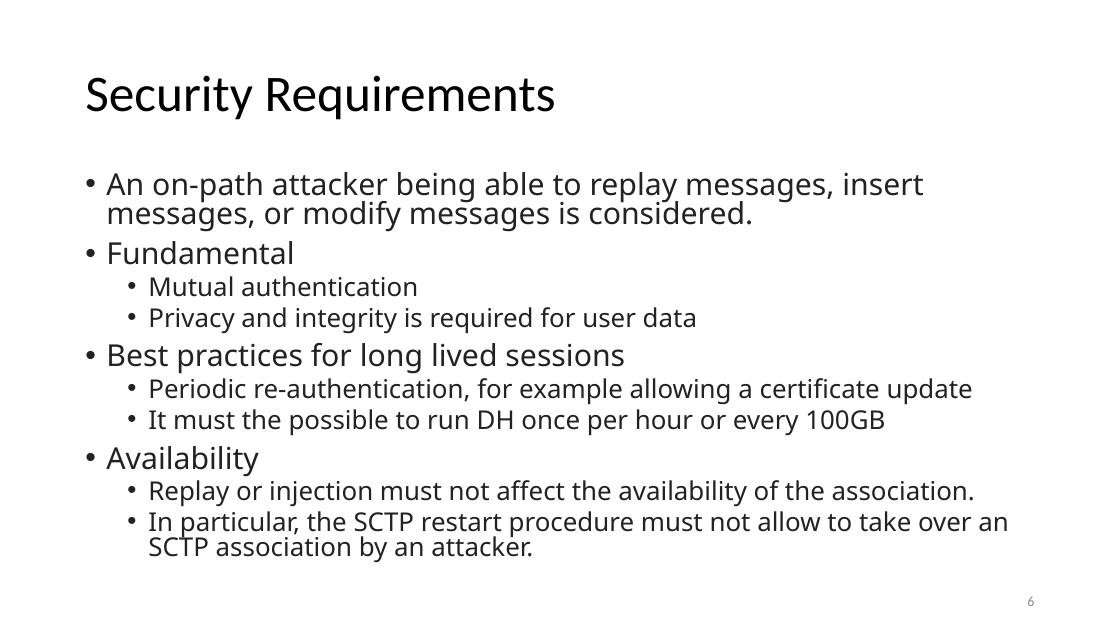
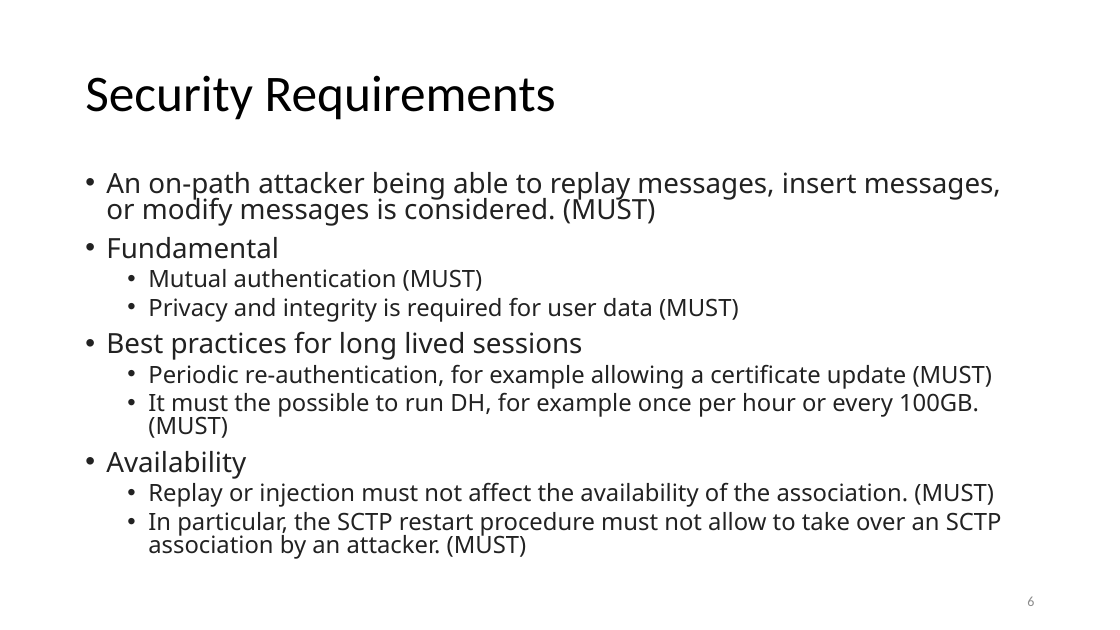
Before and after one commit to sctplab/sctp-dtls-requirements, a slide deck: slide 7 of SCTP_DTLS_REQ.pptx. Drawn at 1120x630 pixels with LibreOffice and Linux fonts; fonts in the diff are those of the drawing. Boxes give left, top, right and bottom in pixels: in the first picture for what was removed or moved away, otherwise in the second. Text is boxed around its words. In the diff, an @@ line names an element or a change of style, - is before the commit and + after.

```diff
--- a/SCTP_DTLS_REQ.pptx
+++ b/SCTP_DTLS_REQ.pptx
@@ text at (x1=106, y1=172, x2=1001, y2=226): text changed; size 25.9 to 23.8 pt @@
-• An on-path attacker being able to replay messages, insert messages, or modify messages is considered.
+• An on-path attacker being able to replay messages, insert messages, or modify messages is considered. (MUST)
@@ text at (x1=106, y1=237, x2=583, y2=479): size 25.9 to 23.8 pt in "Fundamental", "Best practices for long lived sessions", "Availability" @@
@@ text at (x1=148, y1=269, x2=739, y2=322): text changed; size 22.2 to 20.4 pt @@
-  • Mutual authentication
-  • Privacy and integrity is required for user data
+  • Mutual authentication (MUST)
+  • Privacy and integrity is required for user data (MUST)
@@ text at (x1=148, y1=364, x2=993, y2=438): text changed; size 22.2 to 20.4 pt @@
-  • Periodic re-authentication, for example allowing a certificate update
-  • It must the possible to run DH once per hour or every 100GB
+  • Periodic re-authentication, for example allowing a certificate update (MUST)
+  • It must the possible to run DH, for example once per hour or every 100GB. (MUST)
@@ text at (x1=148, y1=482, x2=1002, y2=559): text changed; size 22.2 to 20.4 pt @@
-  • Replay or injection must not affect the availability of the association.
-  • In particular, the SCTP restart procedure must not allow to take over an SCTP association by an attacker.
+  • Replay or injection must not affect the availability of the association. (MUST)
+  • In particular, the SCTP restart procedure must not allow to take over an SCTP association by an attacker. (MUST)
```
Also in this commit, not shown: 4 other slides changed.
